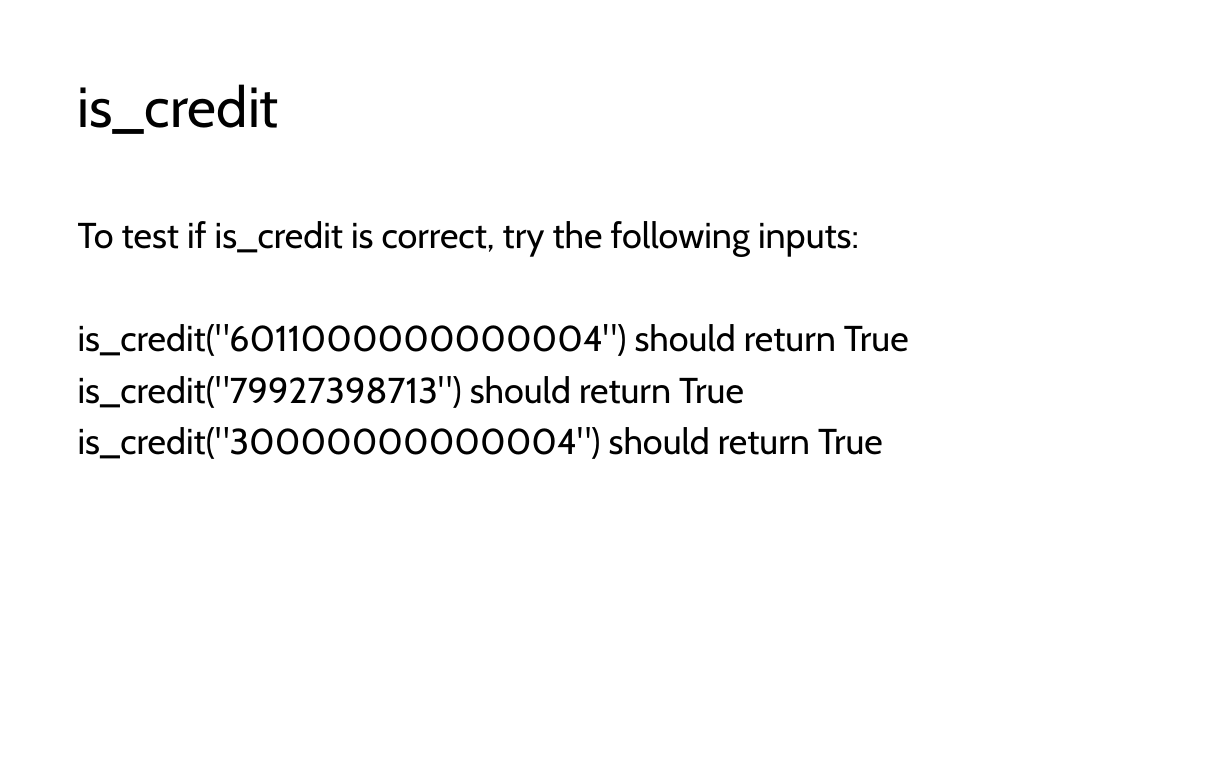
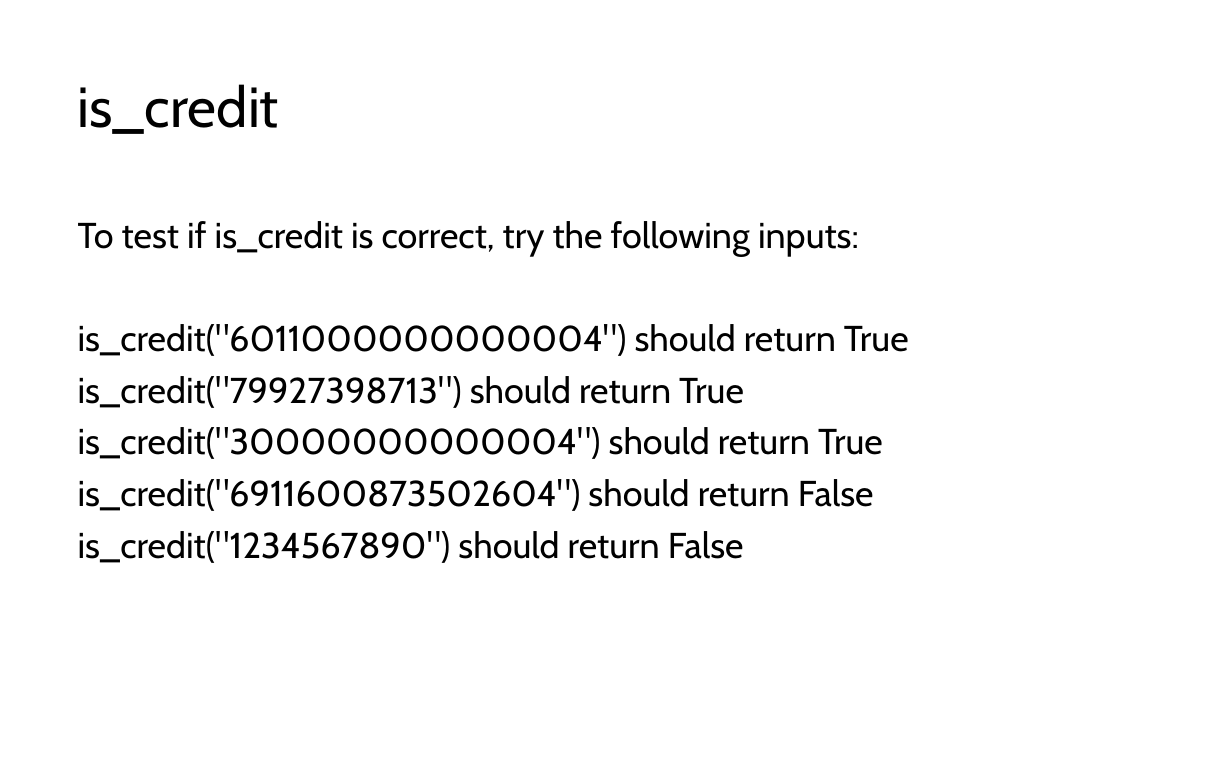
Before and after one commit to LongBaoNguyen/longbaonguyen.github.io, a slide deck: slide 10 of courses/apcsp/luhn.pptx. Drawn at 1232x770 pixels with LibreOffice and Linux fonts; fonts in the diff are those of the drawing. Boxes give left, top, right and bottom in pixels: in the first picture for what was removed or moved away, otherwise in the second. Text is boxed around its words. In the diff, an @@ line names an element or a change of style, - is before the commit and + after.

```diff
--- a/courses/apcsp/luhn.pptx
+++ b/courses/apcsp/luhn.pptx
@@ text at bbox=[78, 479, 874, 563]: paragraphs added @@
+is_credit("6911600873502604") should return False
+is_credit("1234567890") should return False
```
Also in this commit, not shown: 2 other files.
